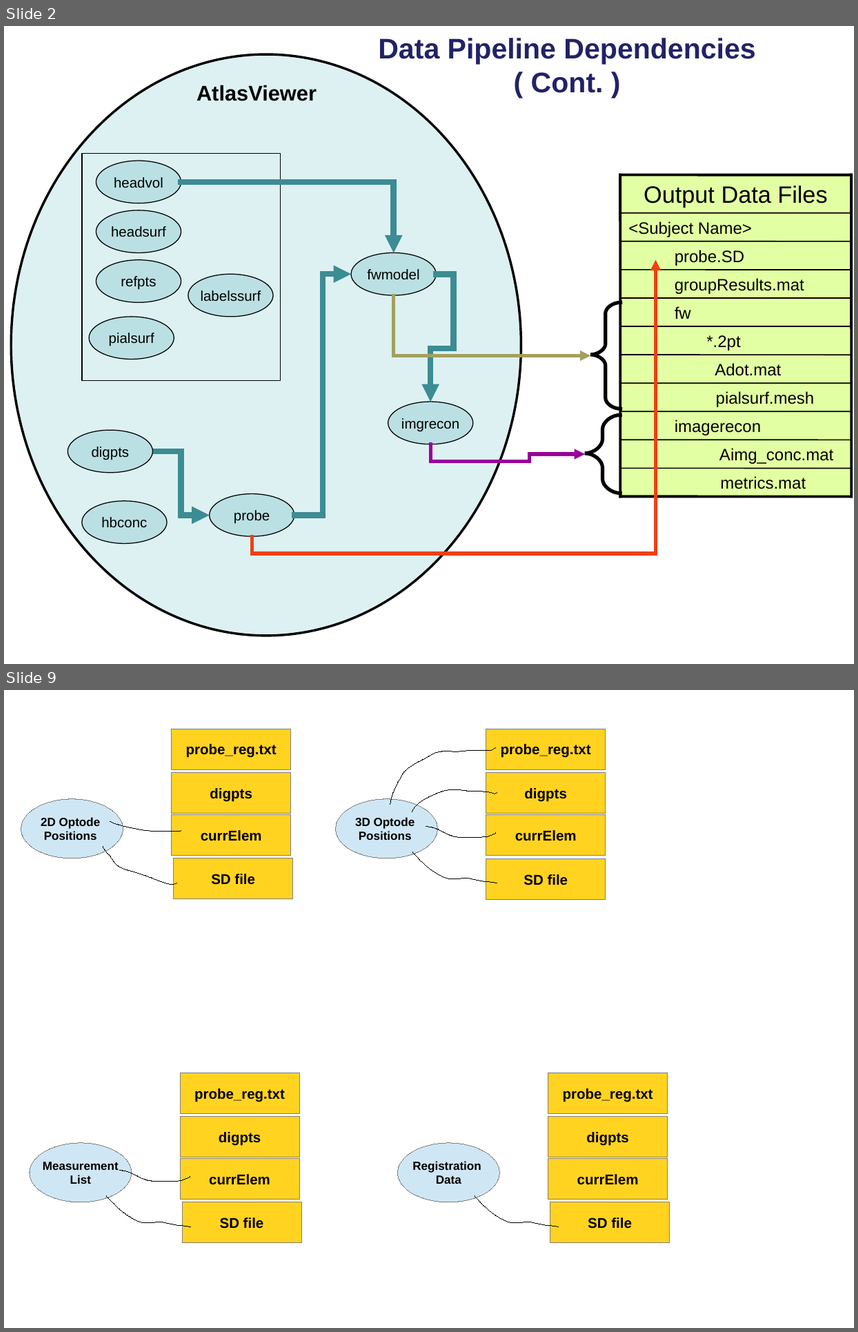
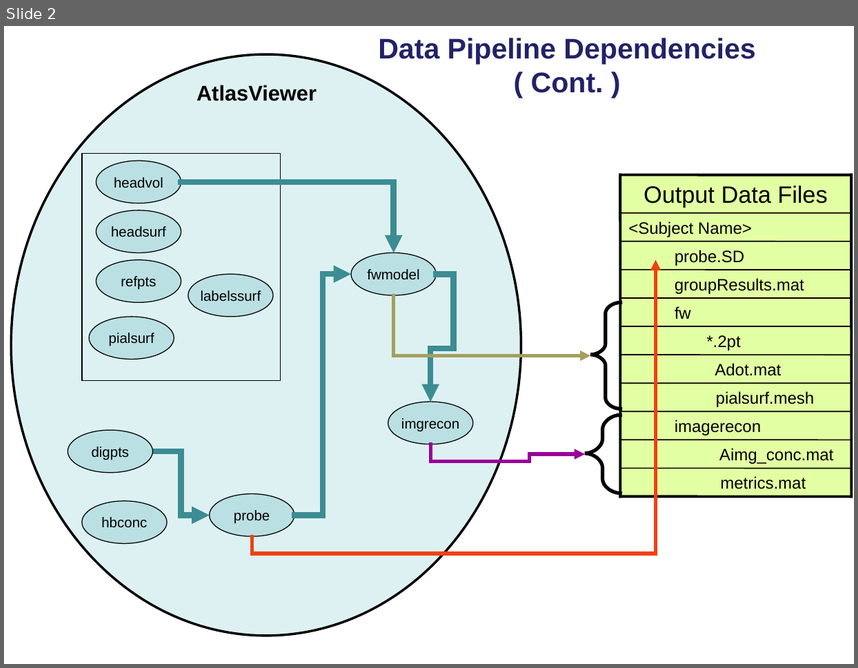
Before and after one commit to BUNPC/AtlasViewer, a slide deck: Docs/DesignNotes.odp. Shown one above the other, each under a label of ours: slides 2 and 9 before the commit, slide 2 after it; the slides between them are not shown. The pictures are 858x1332 and 858x668 pixels, drawn with LibreOffice and Linux fonts; fonts in the diff are those of the drawing. Boxes give left, top, right and bottom in pixels: in the first picture for what was removed or moved away, otherwise in the second. Text is boxed around its words. In the diff, an @@ line names an element or a change of style, - is before the commit and + after.

```diff
--- a/Docs/DesignNotes.odp
+++ b/Docs/DesignNotes.odp
@@ slide 9 removed at (x1=4, y1=690, x2=854, y2=1328), background #FFFFFF @@
@@ freeform shape removed at (x1=172, y1=729, x2=290, y2=770) @@
-probe_reg.txt
@@ freeform shape removed at (x1=486, y1=729, x2=605, y2=770) @@
-probe_reg.txt
@@ freeform shape removed at (x1=390, y1=748, x2=495, y2=804) @@
@@ freeform shape removed at (x1=172, y1=773, x2=290, y2=814) @@
-digpts
@@ freeform shape removed at (x1=412, y1=789, x2=497, y2=811) @@
@@ freeform shape removed at (x1=486, y1=773, x2=605, y2=814) @@
-digpts
@@ freeform shape removed at (x1=21, y1=799, x2=123, y2=858) @@
-2D Optode
-Positions
@@ freeform shape removed at (x1=335, y1=799, x2=437, y2=858) @@
-3D Optode
-Positions
@@ freeform shape removed at (x1=110, y1=821, x2=181, y2=831) @@
@@ freeform shape removed at (x1=172, y1=815, x2=290, y2=856) @@
-currElem
@@ freeform shape removed at (x1=426, y1=827, x2=495, y2=838) @@
@@ freeform shape removed at (x1=486, y1=815, x2=605, y2=856) @@
-currElem
@@ freeform shape removed at (x1=103, y1=847, x2=176, y2=885) @@
@@ freeform shape removed at (x1=413, y1=852, x2=497, y2=884) @@
@@ freeform shape removed at (x1=173, y1=858, x2=292, y2=899) @@
-SD file
@@ freeform shape removed at (x1=486, y1=859, x2=605, y2=900) @@
-SD file
@@ freeform shape removed at (x1=180, y1=1072, x2=299, y2=1114) @@
-probe_reg.txt
@@ freeform shape removed at (x1=548, y1=1072, x2=667, y2=1114) @@
-probe_reg.txt
@@ freeform shape removed at (x1=180, y1=1116, x2=299, y2=1156) @@
-digpts
@@ freeform shape removed at (x1=548, y1=1116, x2=667, y2=1156) @@
-digpts
@@ freeform shape removed at (x1=30, y1=1142, x2=132, y2=1202) @@
-Measurement
-List
@@ freeform shape removed at (x1=397, y1=1142, x2=499, y2=1202) @@
-Registration
-Data
@@ freeform shape removed at (x1=180, y1=1159, x2=299, y2=1199) @@
-currElem
@@ freeform shape removed at (x1=548, y1=1159, x2=667, y2=1199) @@
-currElem
@@ freeform shape removed at (x1=120, y1=1170, x2=190, y2=1181) @@
@@ freeform shape removed at (x1=107, y1=1196, x2=191, y2=1228) @@
@@ freeform shape removed at (x1=181, y1=1202, x2=301, y2=1243) @@
-SD file
@@ freeform shape removed at (x1=475, y1=1196, x2=559, y2=1228) @@
@@ freeform shape removed at (x1=550, y1=1202, x2=670, y2=1243) @@
-SD file
```
Also in this commit, not shown: 6 slides changed, 3 slides added, 3 other slides removed, 19 other files.
